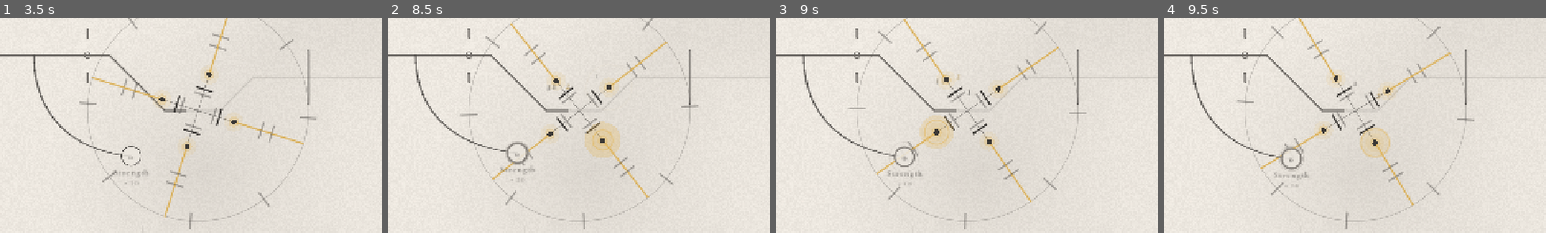
Above: before the commit, frames 1-4 (left to right).
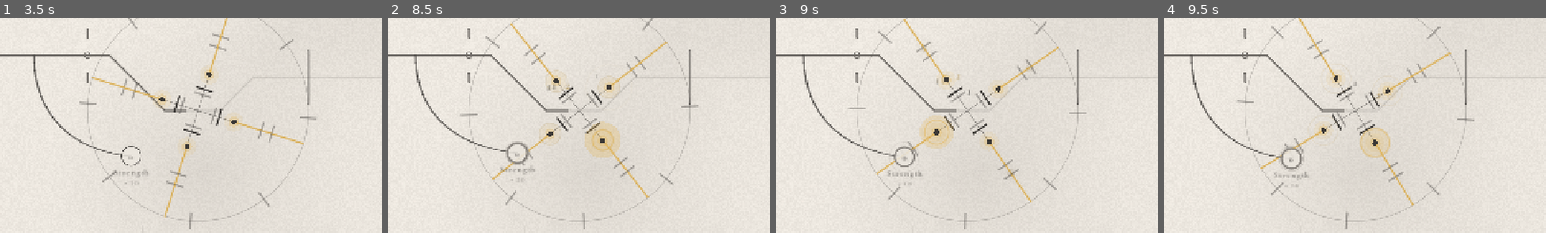
Above: after the commit, the same moments.

Repository: pablopalma/just-tap-repository
Game: Godot game, scene res://tools/orchestra_test.tscn
Two runs of this game, one before a commit and one after it. Both use one fixed random seed, a clock stepped at 60 frames per second and the inputs below. This scene is started directly instead of the project's main scene. Sound files missing from this copy of the repository are replaced by a short silence.
Inputs (mouse positions are % of the whole screen's width and height, from its top left):
- Up to frame 1 (3.5 s): click "beta · anonymous play data: on" at 0.5 s; click "beta · anonymous play data: o…" at 1.25 s; click "beta · anonymous play data: on" at 2 s; click "beta · anonymous play data: o…" at 2.75 s
- Up to frame 2 (8.5 s): tap Enter (ui_accept) at 3.5, 3.77, 4.07, 4.52, 4.82, 6.02, 6.32, 6.77, 7.07, 7.52, 7.82 s; move the mouse to (72, 45) at 3.52 s; hold Right (ui_right) 3.53-4.28 s; hold Space 3.53-4.28 s; click (72, 45) at 3.67 s; move the mouse to (30, 55) at 4.27 s; hold Down (ui_down) 4.28-5.03 s; tap Space at 4.35, 5.85, 7.35 s; move the mouse to (60, 28) at 5.02 s; hold Right (ui_right) 5.03-5.78 s; hold Space 5.03-5.78 s; move the mouse to (45, 70) at 5.77 s; hold Up (ui_up) 5.78-6.53 s; click (45, 70) at 5.92 s; move the mouse to (80, 65) at 6.52 s; hold Space 6.53-7.28 s; hold Left (ui_left) 6.53-8.03 s; move the mouse to (20, 35) at 7.27 s; move the mouse to (55, 50) at 8.02 s; hold Down (ui_down) from 8.03 s (still down); hold Space from 8.03 s (still down); click (55, 50) at 8.17 s
- Up to frame 3 (9 s): move the mouse to (35, 25) at 8.77 s; release Down (ui_down) at 8.78 s; release Space at 8.78 s; hold Right (ui_right) from 8.78 s (still down); tap Space at 8.85 s
- Up to frame 4 (9.5 s): keep holding Right (ui_right); tap Enter (ui_accept) at 9.02, 9.32 s
The pictures show only the part of the screen within x 23-73%, y 28-78%; the shares and areas given below are measured in that part.

Frame 1 is identical in both runs. In frame 2, 0.2% of the frame differs, in the area x 39-61%, y 24-60%; in frame 3, less than 0.1%; in frame 4, less than 0.1%.

Commit message:
Notes of light for every light; the forks braid and sing as a choir; 0.15.2-beta
BeatNotes draws the beat's notes for the tip, a star's lights and a fork's lights, each on its own path (the tip used to stop drawing them while it was many lights). The forks braid: two lobes between barriers, fusing in the middle as they cross; they sing as a choir, a chord while apart and one note where they fuse, the choir swelling as they cross. orchestra_test takes 'strong' to break a fork's barriers.

Co-Authored-By: Claude Opus 5.5 <noreply@anthropic.com>

Diff:
--- a/autoload/music.gd
+++ b/autoload/music.gd
@@ -48,6 +48,10 @@
 ## the later ones sparkle on top.
 const ORCHESTRA := [["harp", 0], ["piano", 12], ["celesta", 12], ["harp", 12], ["glass", 24], ["celesta", 24], ["flute", 12]]
 var _orch_turn := 0
+## Forked (scripts/world/forks.gd): how far apart the branches are, 0 fused to 1 widest. Their choir
+## sings one note together when fused and opens into a chord as they part.
+var fork_spread := 0.0
+const CHOIR_VOICES := [["flute", 12], ["flute", 0], ["harp", 0]]
 
 const ARP_PATTERN := [0, 1, 2, 3, 4, 3, 2, 1]
 const COUNTER_PATTERN := [2, 1, 3, 2, 4, 3, 1, 2]
@@ -489,6 +493,9 @@
 		_note_deg(_slot_time(k), v[0], i * 2, int(v[1]), 0.03, i)
 		return
 	var t0 := maxf(_time, _zone_origin + roundf((_time - _zone_origin) / beat) * beat)
+	if not GameState.branches.is_empty():
+		_choir_chord(t0, count, run)
+		return
 	var voices := clampi(run + 1, 2, count)
 	var metre := int(Songs.TRACKS[track].metre) if track != "" else 4
 	var down := _beat_in_bar(t0) == 0
@@ -501,6 +508,19 @@
 		var t := t0 + (0.012 * j if down else gap * j)
 		var vol := (0.034 if i == 0 else 0.028) * (1.15 if down else 1.0) * randf_range(0.9, 1.06)
 		_note_deg(t, v[0], i * 2 + shift, int(v[1]), vol, i)
+
+
+## Forked, on the beat: the branches sing together, a sustained voice each (flute, like breath),
+## on the same note when fused and spreading into a chord as they part; glass shines on top of a
+## long run.
+func _choir_chord(t0: float, count: int, run: int) -> void:
+	var spread := roundi(fork_spread * 2.0)   # 0: unison, 1: thirds, 2: open chord
+	for i in count:
+		var v: Array = CHOIR_VOICES[i % CHOIR_VOICES.size()]
+		var deg := 2 + (i - 1) * spread
+		_note_deg(t0 + 0.01 * i, v[0], deg, int(v[1]), 0.034 * randf_range(0.92, 1.05), i)
+	if run >= 4:
+		_note_deg(t0, "glass", 4 + spread, 24, 0.016)
 
 
 ## Which beat of its bar a time falls on (0 the first): the theme's bars, or the zone's 4/4.
--- a/scripts/build_flags.gd
+++ b/scripts/build_flags.gd
@@ -22,7 +22,7 @@
 const TREE_INLINE := true
 
 ## Shown in the play data so balance can be compared between builds.
-const VERSION := "0.15.1-beta"
+const VERSION := "0.15.2-beta"
 
 ## Google Apps Script web app that receives the beta play data (docs/beta-datos.md). Empty: nothing
 ## is recorded and the title screen does not offer the switch.
--- /dev/null
+++ b/scripts/world/beat_notes.gd
@@ -0,0 +1,41 @@
+class_name BeatNotes
+extends RefCounted
+## The notes of light that show the beat (JUST_TAP_GODOT.md §1, "Tocar con la música"): a few
+## notes climbing a path towards a light, each reaching it as its beat sounds, a small gold ring as it
+## lands. The tip draws them on the line; a star's or a fork's lights on their own paths.
+
+const NOTES := 3
+const GAP := 64.0   # px between notes
+
+
+## How clearly they show: faint at first, clear while a run on the beat lasts.
+static func strength() -> float:
+	var g := GameState
+	if not g.running or g.finished or g.cinematic or g.total_taps <= 0:
+		return 0.0
+	return 0.35 + 0.65 * minf(1.0, g.beat_streak / 4.0)
+
+
+## Draws them on `ci` for a light at `light` (in ci's space). `back` gives the point `d` px behind the
+## light along its path (or a Vector2.INF where the path ends).
+static func draw(ci: CanvasItem, light: Vector2, back: Callable, ring: float, bold := 0.0) -> void:
+	if ring <= 0.01:
+		return
+	var ph := Music.heard_phase()
+	var gap := lerpf(GAP, GAP * 1.25, bold)
+	for k in NOTES:
+		var d := (k + 1.0 - ph) * gap
+		var p: Vector2 = back.call(d)
+		if p == Vector2.INF:
+			continue
+		var near := 1.0 - d / (gap * NOTES)
+		var a := ring * lerpf(0.35, 0.85, bold) * smoothstep(0.0, 0.35, near)
+		var r := lerpf(3.0, 5.5, near) * lerpf(1.0, 1.3, bold)
+		var col := Palette.INK.lerp(Palette.GOLD.darkened(0.2), smoothstep(0.55, 0.9, near) * maxf(bold, 0.5))
+		ci.draw_circle(p, r * 2.2, Color(col, a * 0.18))
+		ci.draw_circle(p, r, Color(col, a))
+	# the moment of the beat: the note lands in the light and opens a small ring
+	var land := 1.0 - minf(1.0, ph / 0.25)
+	if land > 0.0:
+		ci.draw_arc(light, lerpf(12.0, 26.0, 1.0 - land), 0.0, TAU, 40,
+			Color(Palette.GOLD.darkened(0.2), 0.5 * land * ring), 1.5, true)
--- a/scripts/world/forks.gd
+++ b/scripts/world/forks.gd
@@ -3,11 +3,17 @@
 ## and into three from FORK_THREE: each branch has its own small barrier and its own light, one tap
 ## hits them all, and the barrier passes once every branch has reached the join. The first split
 ## (and the third branch) open with a golden burst; the last join closes the fork with another.
+## The branches braid: they part, fuse in the middle crossing over, part again at their barriers and
+## fuse at the join. They sing as a choir (Music.play_orchestra): a chord while apart, one note
+## together where they fuse, and the choir swells as they cross.
 
 signal split_burst(pos: Vector2, count: int)
 signal join_burst(pos: Vector2)
 
-const GATE_T := 0.62
+## The braid: two lobes between barriers, so the branches fuse at the start, in the middle (crossing
+## over) and at the end. Each branch's barrier sits where the second lobe is widest.
+const WEAVES := 2
+const GATE_T := 0.75
 const HALF := 22.0
 const OFFSETS := {2: [-58.0, 58.0], 3: [-74.0, 0.0, 74.0]}
 const INSTRUMENT_COLORS := 3
@@ -20,6 +26,10 @@
 var _behind := 0.0             # how long one branch has been waiting on a slow one
 ## Each light glows as it sings its note in the orchestra (Music.orchestra_note), fading.
 var _glow: Array[float] = []
+## Where the branches fused last (crossing in the middle): a soft flash there, fading.
+var _fuse_at := Vector2.ZERO
+var _fuse := 0.0
+var _was_apart := false
 
 
 func _ready() -> void:
@@ -84,6 +94,21 @@
 		return
 	for i in _glow.size():
 		_glow[i] = maxf(0.0, _glow[i] - delta * 2.5)
+	_fuse = maxf(0.0, _fuse - delta * 1.2)
+	# how far apart the lights are (0 fused, 1 widest): the choir sings a chord or one note with it
+	var avg := 0.0
+	for x in _t:
+		avg += x
+	avg /= maxf(1.0, _t.size())
+	var spread := absf(sin(PI * WEAVES * avg))
+	Music.fork_spread = spread
+	if spread > 0.5:
+		_was_apart = true
+	elif spread < 0.12 and _was_apart and avg > 0.05 and avg < 0.95:
+		_was_apart = false
+		_fuse = 1.0
+		_fuse_at = _branch_point(GameState.stage, _t.size(), 0, avg)
+		Music.choir_swell()
 	var done := 0
 	var slowest := 1.0
 	for i in branches.size():
@@ -106,7 +131,7 @@
 	var a := path.gate_pos(n - 1)
 	var b := path.gate_pos(n)
 	var off: float = OFFSETS[count][i]
-	return a.lerp(b, t) + Vector2(off * sin(PI * t), 0.0)
+	return a.lerp(b, t) + Vector2(off * sin(PI * WEAVES * t), 0.0)
 
 
 func _branch_line(n: int, count: int, i: int, upto: float) -> PackedVector2Array:
@@ -133,6 +158,9 @@
 		return
 	var count := branches.size()
 	var col := Palette.line_col(s)
+	if _fuse > 0.0:
+		draw_circle(_fuse_at, 10.0 + 40.0 * (1.0 - _fuse), Color(Palette.GOLD, 0.25 * _fuse))
+		draw_arc(_fuse_at, 8.0 + 60.0 * (1.0 - _fuse), 0.0, TAU, 40, Color(Palette.GOLD, 0.6 * _fuse), 1.6, true)
 	for i in count:
 		var b: Dictionary = branches[i]
 		draw_polyline(_branch_line(s, count, i, 1.0), Color(Palette.INK, 0.15), 2.0, true)
@@ -149,8 +177,14 @@
 			if font:
 				View.text(self, font, g + Vector2(HALF + 6, 4), Fmt.num(maxf(0.0, b.hp)), HORIZONTAL_ALIGNMENT_LEFT,
 					-1, 12, Color(Palette.INK, 0.55))
-		# its light, in the colour of its instrument
+		# its light, in the colour of its instrument, the beat's notes climbing its branch towards it
 		var lp := _branch_point(s, count, i, _t[i])
+		if not b.done:
+			var length := maxf(1.0, path.gate_len(s) - path.gate_len(s - 1))
+			var ti: float = _t[i]
+			BeatNotes.draw(self, lp, func(d: float) -> Vector2:
+				var tb := ti - d / length
+				return _branch_point(s, count, i, tb) if tb >= 0.0 else Vector2.INF, BeatNotes.strength())
 		var tint: Color = [Palette.chapter_color(2), Palette.GOLD, Palette.chapter_color(3)][i % INSTRUMENT_COLORS]
 		var gl: float = _glow[i] if i < _glow.size() else 0.0
 		if gl > 0.0:
--- a/scripts/world/star_circuit.gd
+++ b/scripts/world/star_circuit.gd
@@ -207,8 +207,12 @@
 				draw_line(p + half.normalized() * gap, p + half, bar, 2.2, true)
 			else:
 				draw_line(p - half, p + half, bar, 2.2, true)
-		# the light itself
+		# the light itself, the beat's notes coming to it along the circuit it has run
 		var lp := _at(c, n, k, i, u, rot)
+		if _climax < 0.0:
+			BeatNotes.draw(self, lp, func(d: float) -> Vector2:
+				var ub := u - d / R   # about one radius of path per unit of the circuit
+				return _at(c, n, k, i, ub, rot) if ub >= 0.0 else Vector2.INF, BeatNotes.strength())
 		var gl: float = _glow[i] if i < _glow.size() else 0.0
 		if gl > 0.0:
 			draw_circle(lp, 13.0 + 14.0 * gl, Color(gold, 0.35 * gl))
--- a/scripts/world/tip.gd
+++ b/scripts/world/tip.gd
@@ -2,8 +2,6 @@
 ## The tip of the line (§6.2): climbs to just below the current barrier and jolts forward on each hit.
 
 const STOP_SHORT := 16.0
-const NOTES := 3
-const NOTE_GAP := 64.0
 
 var path: PathData
 var lit := 0.0
@@ -88,27 +86,11 @@
 	_since_accent = 0.0
 
 
-## The beat as notes of light climbing the line: one per beat, NOTE_GAP apart, each reaching the
-## tip as its beat sounds, so a player sees the next few coming and taps as one arrives.
-func _draw_notes(ph: float, ring: float) -> void:
-	var gap := lerpf(NOTE_GAP, NOTE_GAP * 1.25, _bold)
-	for k in NOTES:
-		var d := (k + 1.0 - ph) * gap
-		var at := lit + jolt - d
-		if at < 0.0:
-			continue
-		var p := path.pos_at(at) - position
-		var near := 1.0 - d / (gap * NOTES)
-		var a := ring * lerpf(0.35, 0.85, _bold) * smoothstep(0.0, 0.35, near)
-		var r := lerpf(3.0, 5.5, near) * lerpf(1.0, 1.3, _bold)
-		var col := Palette.INK.lerp(Palette.GOLD.darkened(0.2), smoothstep(0.55, 0.9, near) * maxf(_bold, 0.5))
-		draw_circle(p, r * 2.2, Color(col, a * 0.18))
-		draw_circle(p, r, Color(col, a))
-	# the moment of the beat: the note lands in the tip and opens a small ring
-	var land := 1.0 - minf(1.0, ph / 0.25)
-	if land > 0.0:
-		draw_arc(Vector2.ZERO, lerpf(12.0, 26.0, 1.0 - land), 0.0, TAU, 40,
-			Color(Palette.GOLD.darkened(0.2), 0.5 * land * ring), 1.5, true)
+## The beat as notes of light climbing the line (BeatNotes), each reaching the tip as its beat sounds.
+func _draw_notes(ring: float) -> void:
+	var at := lit + jolt
+	BeatNotes.draw(self, Vector2.ZERO, func(d: float) -> Vector2:
+		return path.pos_at(at - d) - position if at - d >= 0.0 else Vector2.INF, ring, _bold)
 
 
 func _draw() -> void:
@@ -122,7 +104,7 @@
 	var ph := Music.heard_phase()
 	var ring := maxf(_ring, _bold)
 	if ring > 0.01:
-		_draw_notes(ph, ring)
+		_draw_notes(ring)
 	if _bold > 0.01:
 		# the beat itself: the tip glows as the ring arrives
 		var on := pow(1.0 - minf(1.0, fposmod(ph + 0.06, 1.0) / 0.3), 2.0)
--- a/tools/orchestra_test.gd
+++ b/tools/orchestra_test.gd
@@ -1,7 +1,8 @@
 extends Node
 ## The lights as an orchestra (Music.play_orchestra): jumps to a star (barrier 16 by default, or the
 ## one given: 27, 37; a fork from 41 in the full game), taps now and then off the beat, then on every
-## beat. Logs how the star goes; record it to hear it:
+## beat (`strong`: enough strength to break barriers every few taps). Logs how the star goes;
+## record it to hear it:
 ## godot --path . --write-movie x.avi --fixed-fps 30 res://tools/orchestra_test.tscn [-- 27]
 
 const OFF_BEAT := 8.0
@@ -23,6 +24,8 @@
 	_main = load("res://scenes/main.tscn").instantiate()
 	add_child(_main)
 	GameState.star_completed.connect(func(n: int) -> void: print("[%5.1f s] estrella %d completa" % [_t, n]))
+	GameState.gate_broken.connect(func(n: int) -> void: print("[%5.1f s] barrera %d rota" % [_t, n]))
+	GameState.branch_broke.connect(func(i: int) -> void: print("[%5.1f s]   rama %d llegó" % [_t, i]))
 
 
 func _barrier() -> int:
@@ -38,9 +41,17 @@
 		_main._start()
 	if _t > 1.0 and _t - delta <= 1.0:
 		_main._dev_jump(_barrier())
+		if "strong" in OS.get_cmdline_user_args():
+			# strong enough to break a fork's barriers every few taps, to see them braid
+			GameState.light = 1e15
+			for i in 40:
+				_main.inline_tree._choose("fuerza")
 		print("[%5.1f s] barrera %d · luces %d" % [_t, GameState.stage, GameState.star.get("lights", GameState.branches).size()])
 	if _t < 3.0 or not GameState.running or GameState.cinematic:
 		return
+	if "strong" in OS.get_cmdline_user_args() and fmod(_t, 3.5) < delta:
+		for b in GameState.branches:
+			b.hp = minf(b.hp, 0.5)   # the next tap breaks them all: the lights run on through the braid
 	if _t < OFF_BEAT:
 		_acc += delta * 1.5
 		if _acc >= 1.0:
Not shown, added: scripts/world/beat_notes.gd.uid
Not shown, changed: JUST_TAP_GODOT.md
